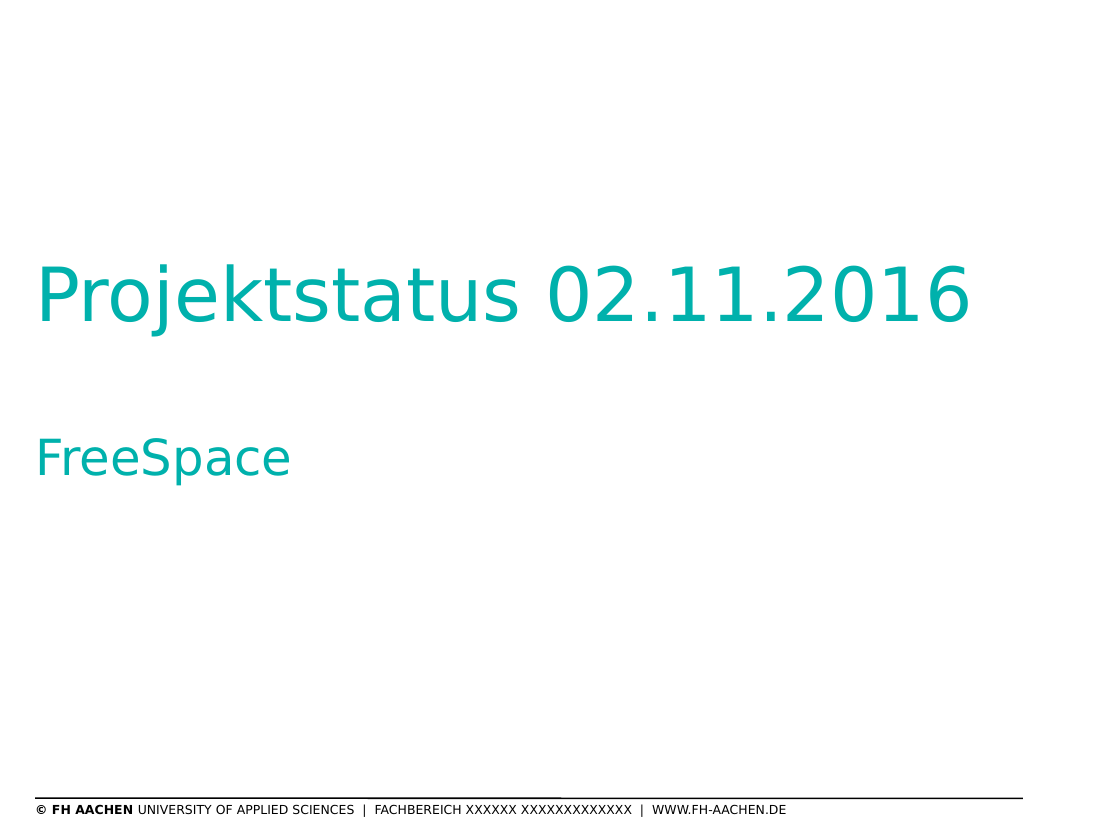
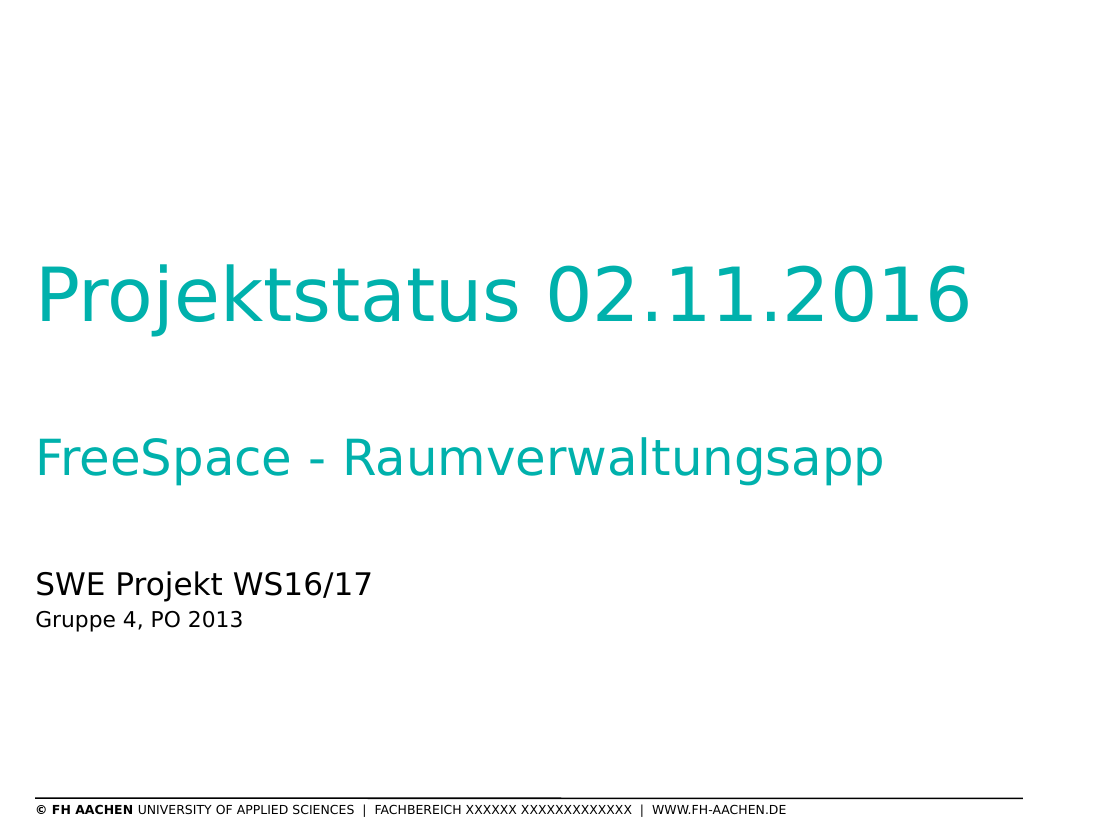
Before and after one commit to thomasgor/swe, a slide deck: slide 1 of Dokumente/Coaching/2016-11-02 Präsentation Projektmgmt.pptx. Drawn at 1120x840 pixels with LibreOffice and Linux fonts; fonts in the diff are those of the drawing; background and template pictures are left out. Boxes give left, top, right and bottom in pixels: in the first picture for what was removed or moved away, otherwise in the second. Text is boxed around its words. In the diff, an @@ line names an element or a change of style, - is before the commit and + after.

```diff
--- a/Dokumente/Coaching/2016-11-02 Präsentation Projektmgmt.pptx
+++ b/Dokumente/Coaching/2016-11-02 Präsentation Projektmgmt.pptx
@@ title at (x1=35, y1=264, x2=972, y2=486): text changed; size 48 to 32 pt @@
-Projektstatus 02.11.2016
-FreeSpace
+Projektstatus 02.11.2016
+FreeSpace - Raumverwaltungsapp
@@ subtitle added at (x1=35, y1=571, x2=373, y2=632), 20 pt, text #000000 @@
+SWE Projekt WS16/17
+Gruppe 4, PO 2013
```
Also in this commit, not shown: 2 other slides changed, 7 slides added, 3 slides removed.
